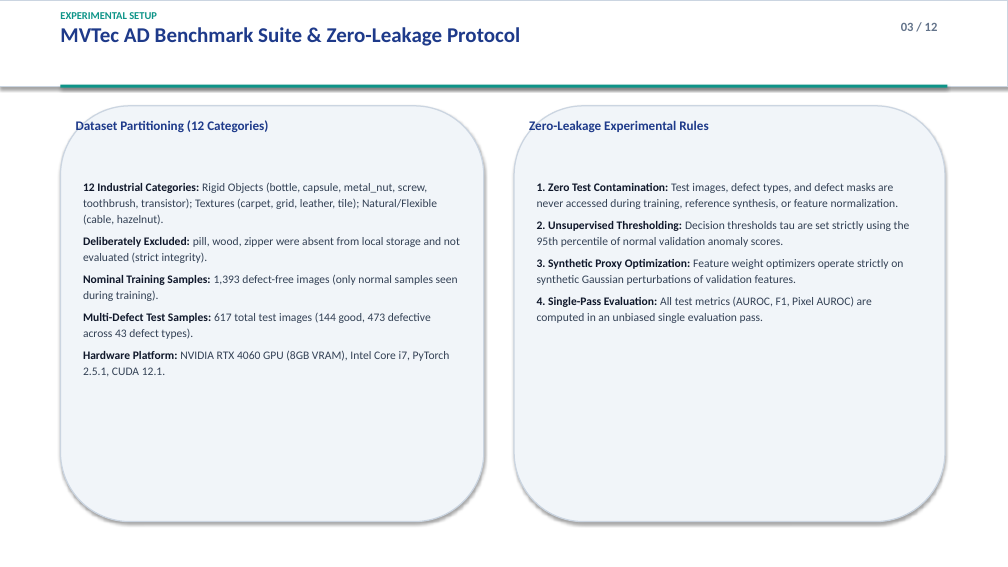
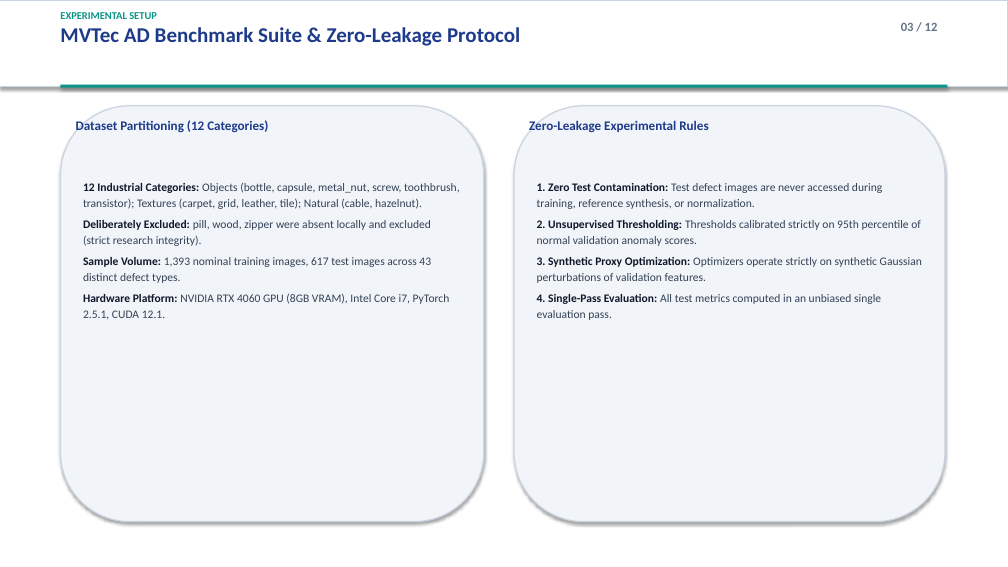
Before and after one commit to Rahul-dewangan01/Hybrid-Industrial-Visual-Anomaly-Detection, a slide deck: slide 3 of 06_FINAL_RESEARCH/Presentation/Industrial_Anomaly_Detection_Final_Presentation.pptx. Drawn at 1008x567 pixels with LibreOffice and Linux fonts; fonts in the diff are those of the drawing. Boxes give left, top, right and bottom in pixels: in the first picture for what was removed or moved away, otherwise in the second. Text is boxed around its words. In the diff, an @@ line names an element or a change of style, - is before the commit and + after.

```diff
--- a/06_FINAL_RESEARCH/Presentation/Industrial_Anomaly_Detection_Final_Presentation.pptx
+++ b/06_FINAL_RESEARCH/Presentation/Industrial_Anomaly_Detection_Final_Presentation.pptx
@@ text at bbox=[83, 183, 460, 283]: text changed @@
-12 Industrial Categories: Rigid Objects (bottle, capsule, metal_nut, screw, toothbrush, transistor); Textures (carpet, grid, leather, tile); Natural/Flexible (cable, hazelnut).
-Deliberately Excluded: pill, wood, zipper were absent from local storage and not evaluated (strict integrity).
-Nominal Training Samples: 1,393 defect-free images (only normal samples seen during training).
-Multi-Defect Test Samples: 617 total test images (144 good, 473 defective across 43 defect types).
+12 Industrial Categories: Objects (bottle, capsule, metal_nut, screw, toothbrush, transistor); Textures (carpet, grid, leather, tile); Natural (cable, hazelnut).
+Deliberately Excluded: pill, wood, zipper were absent locally and excluded (strict research integrity).
+Sample Volume: 1,393 nominal training images, 617 test images across 43 distinct defect types.
@@ text at bbox=[537, 183, 922, 320]: text changed @@
-1. Zero Test Contamination: Test images, defect types, and defect masks are never accessed during training, reference synthesis, or feature normalization.
-2. Unsupervised Thresholding: Decision thresholds tau are set strictly using the 95th percentile of normal validation anomaly scores.
-3. Synthetic Proxy Optimization: Feature weight optimizers operate strictly on synthetic Gaussian perturbations of validation features.
-4. Single-Pass Evaluation: All test metrics (AUROC, F1, Pixel AUROC) are computed in an unbiased single evaluation pass.
+1. Zero Test Contamination: Test defect images are never accessed during training, reference synthesis, or normalization.
+2. Unsupervised Thresholding: Thresholds calibrated strictly on 95th percentile of normal validation anomaly scores.
+3. Synthetic Proxy Optimization: Optimizers operate strictly on synthetic Gaussian perturbations of validation features.
+4. Single-Pass Evaluation: All test metrics computed in an unbiased single evaluation pass.
@@ text at bbox=[83, 294, 450, 319]: less space between paragraphs @@
```
Also in this commit, not shown: 11 other slides changed, 44 other files.
